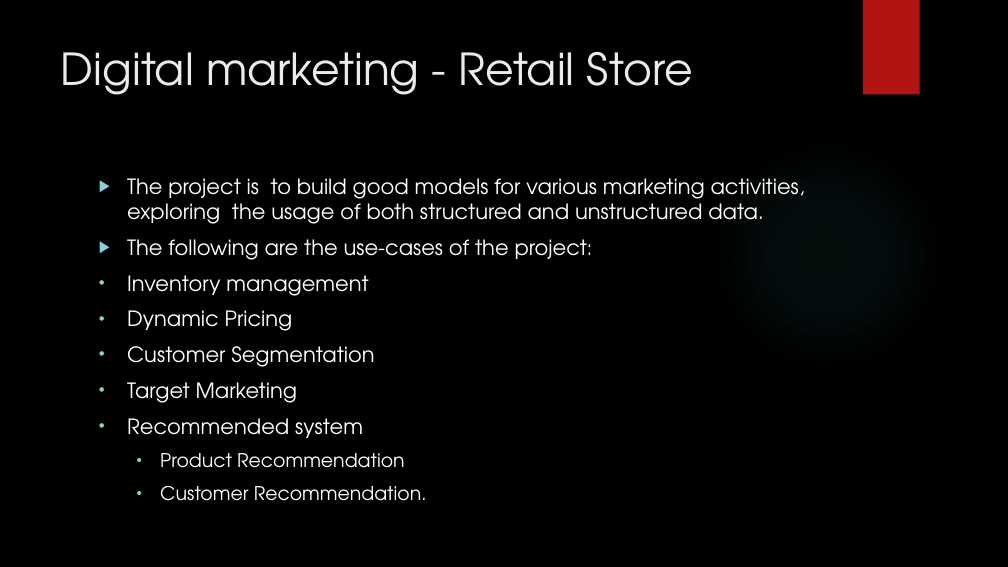
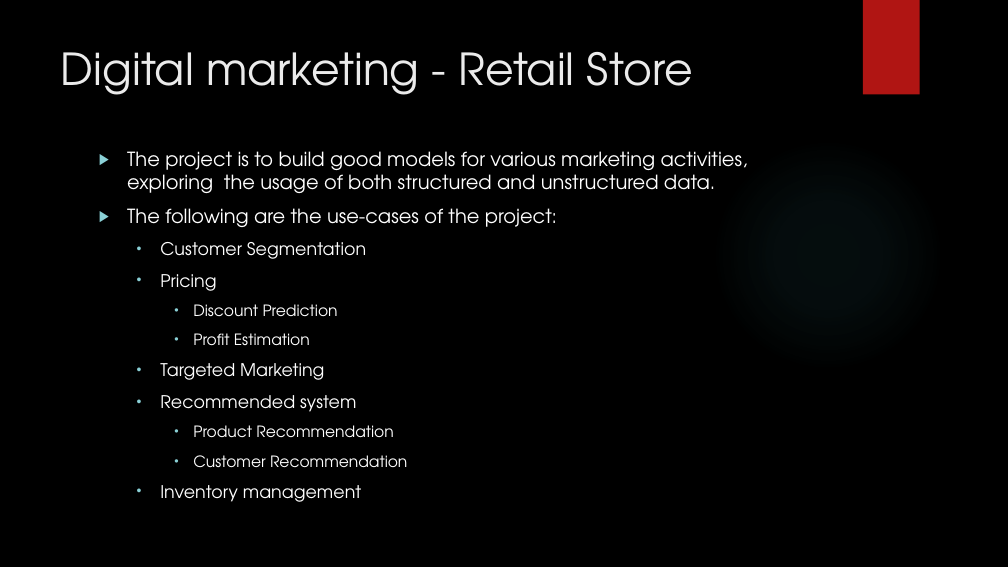
Before and after one commit to madhuhasa/digital-alpha, a slide deck: slide 11 of project/DIGITAL MARKETING.pptx. Drawn at 1008x567 pixels with LibreOffice and Linux fonts; fonts in the diff are those of the drawing; background and template pictures are left out. Boxes give left, top, right and bottom in pixels: in the first picture for what was removed or moved away, otherwise in the second. Text is boxed around its words. In the diff, an @@ line names an element or a change of style, - is before the commit and + after.

```diff
--- a/project/DIGITAL MARKETING.pptx
+++ b/project/DIGITAL MARKETING.pptx
@@ text "The project is to build ..." moved from (x1=127, y1=178, x2=805, y2=501) to (x1=127, y1=151, x2=748, y2=502) @@
@@ text at (x1=127, y1=151, x2=748, y2=437): size 20 to 18.5 pt in "The project is to build good models ...", "The following are the use-cases of the ..."; size 20 to 16.6 pt in "Customer Segmentation", "Recommended system"; size 18 to 14.8 pt in "Product Recommendation"; list level 1 to 2 in "Customer Segmentation"; list level 1 to 2 in "Recommended system"; list level 2 to 3 in "Product Recommendation" @@
@@ text at (x1=127, y1=275, x2=368, y2=331): paragraphs removed @@
-• Inventory management
-• Dynamic Pricing
@@ text at (x1=160, y1=274, x2=338, y2=380): text changed; size 20 to 14.8 pt @@
-• Target Marketing
+  • Pricing
+    • Discount Prediction
+    • Profit Estimation
+  • Targeted Marketing
@@ text at (x1=160, y1=455, x2=407, y2=502): text changed; size 18 to 14.8 pt @@
-  • Customer Recommendation.
+    • Customer Recommendation
+  • Inventory management
```
Also in this commit, not shown: 12 other slides changed, 14 slides added, 2 slides removed.
